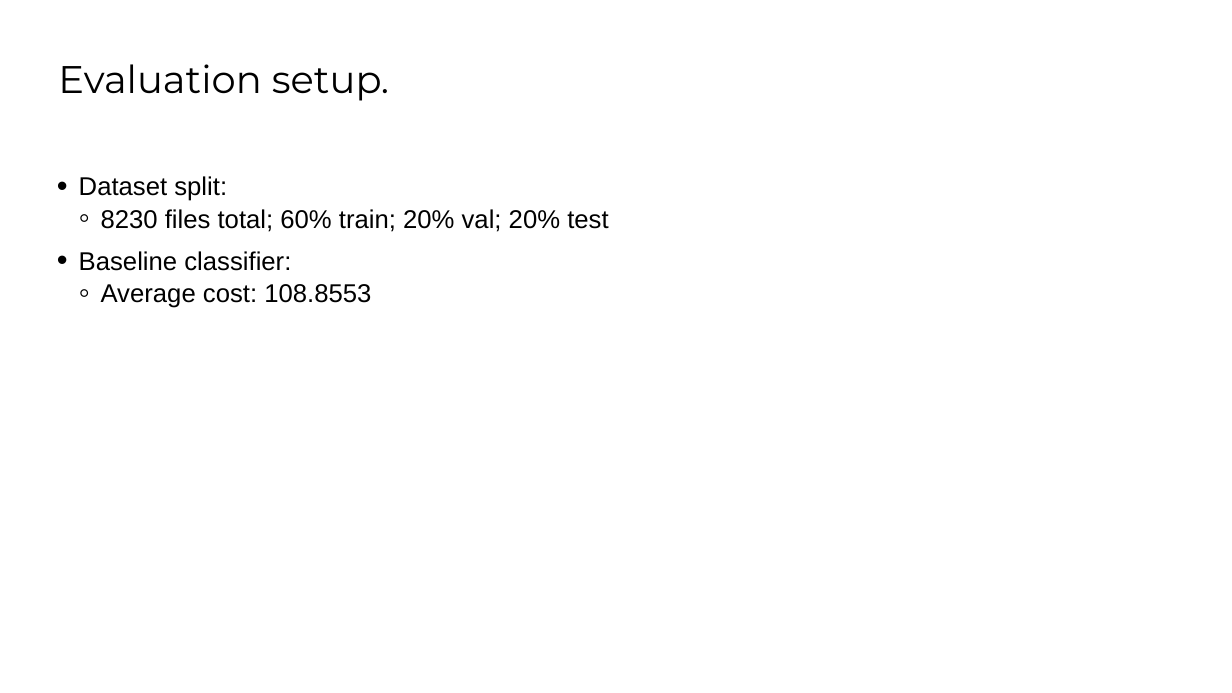
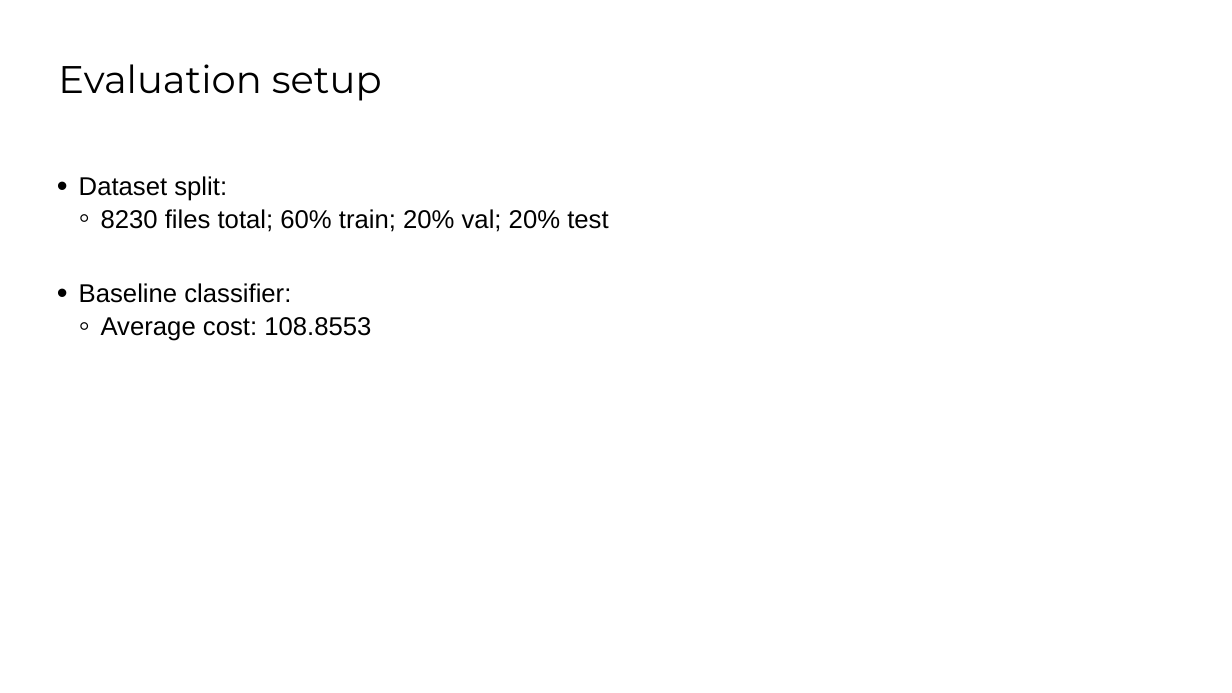
Before and after one commit to TJonasT/Project-MLCP-JKU-2025S, a slide deck: slide 2 of 4_challenge/MLPC2025_team-observe_task-04-challenge_presentation.pptx. Drawn at 1232x693 pixels with LibreOffice and Linux fonts; fonts in the diff are those of the drawing; background and template pictures are left out. Boxes give left, top, right and bottom in pixels: in the first picture for what was removed or moved away, otherwise in the second. Text is boxed around its words. In the diff, an @@ line names an element or a change of style, - is before the commit and + after.

```diff
--- a/4_challenge/MLPC2025_team-observe_task-04-challenge_presentation.pptx
+++ b/4_challenge/MLPC2025_team-observe_task-04-challenge_presentation.pptx
@@ title at [58,64,382,101]: text changed @@
-Evaluation setup.
+Evaluation setup
@@ text "Dataset split:" rewrapped from [79,176,608,308] to [79,176,608,341] @@
```
Also in this commit, not shown: 1 other slide changed, 22 other files.
